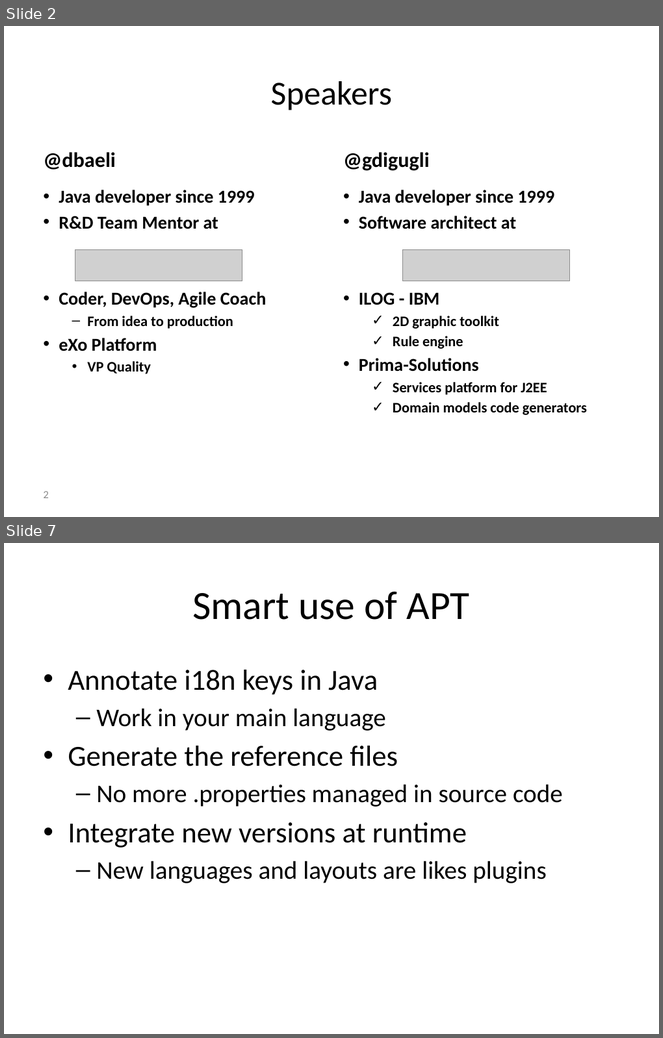
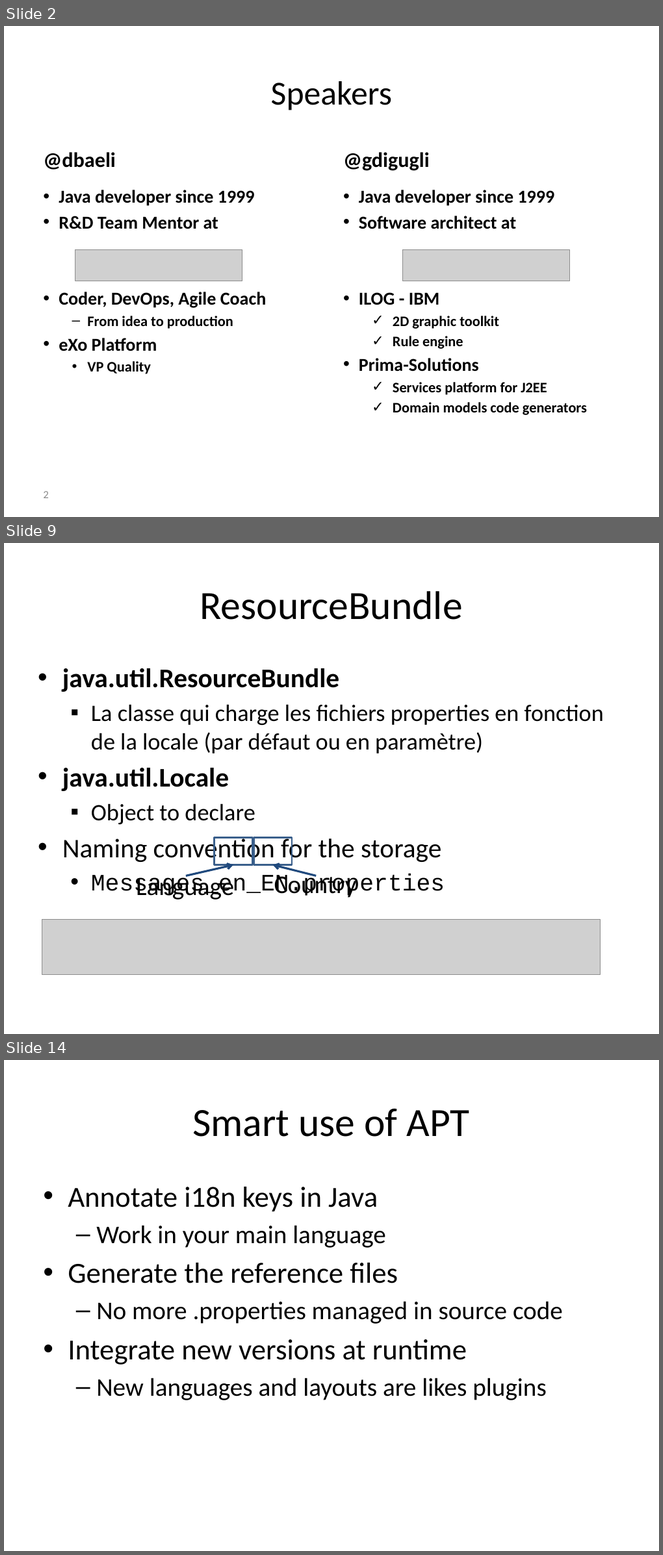
Before and after one commit to dbaeli/ez18n, a slide deck: ez18n-slides/javaone-2012/ez18n_javaone2012.pptx. Shown one above the other, each under a label of ours: slides 2 and 7 before the commit, slides 2, 9 and 14 after it; the slides between them are not shown. The pictures are 663x1038 and 663x1555 pixels, drawn with LibreOffice and Linux fonts; fonts in the diff are those of the drawing; grey boxes stand for pictures; background and template pictures are left out. Boxes give left, top, right and bottom in pixels: in the first picture for what was removed or moved away, otherwise in the second. Text is boxed around its words. In the diff, an @@ line names an element or a change of style, - is before the commit and + after.

```diff
--- a/ez18n-slides/javaone-2012/ez18n_javaone2012.pptx
+++ b/ez18n-slides/javaone-2012/ez18n_javaone2012.pptx
@@ slide 9 added at (x1=4, y1=543, x2=659, y2=1034), background picture (left out) @@
@@ title added at (x1=200, y1=591, x2=462, y2=620), 44 pt, text #000000 @@
+ResourceBundle
@@ text added at (x1=62, y1=668, x2=604, y2=898), 25.9 pt, text #000000 @@
+• java.util.ResourceBundle
+  ▪ La classe qui charge les fichiers properties en fonction de la locale (par défaut ou en paramètre)
+• java.util.Locale
+  ▪ Object to declare
+• Naming convention for the storage
+  • Messages_en_EN.properties
@@ group added at (x1=136, y1=838, x2=357, y2=900): 2 texts, 2 rectangles, 2 arrows @@
+Language
+Country
@@ picture added at (x1=42, y1=920, x2=600, y2=975) @@
@@ what was slide 7 is now slide 14 @@
```
Also in this commit, not shown: 9 slides changed, 9 other slides added, 13 slides removed.
